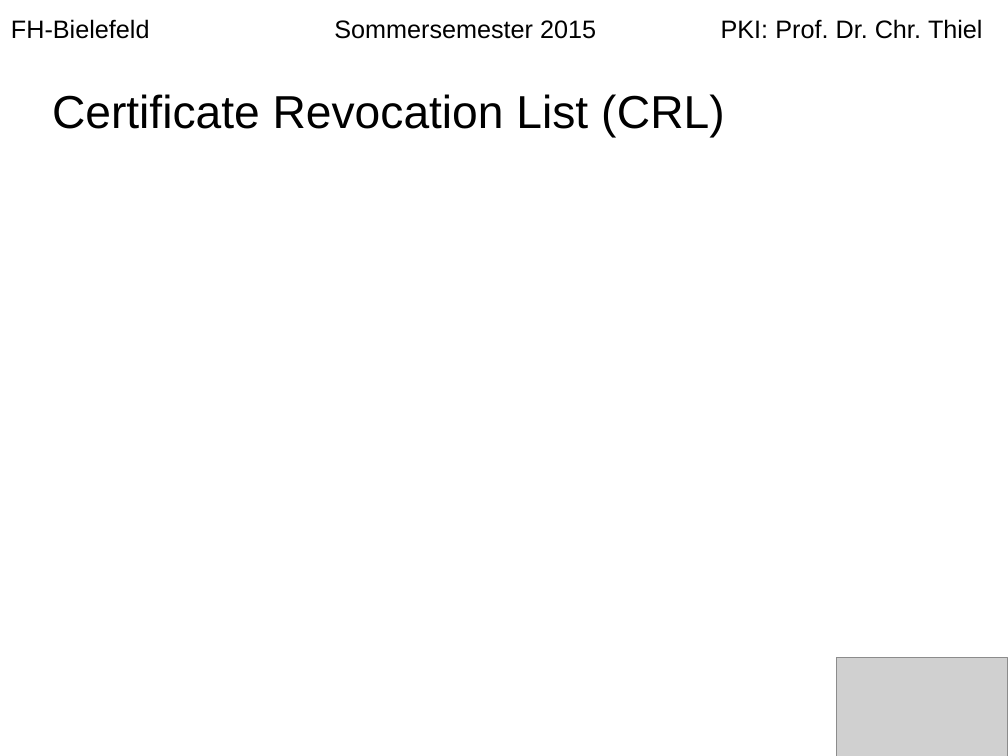
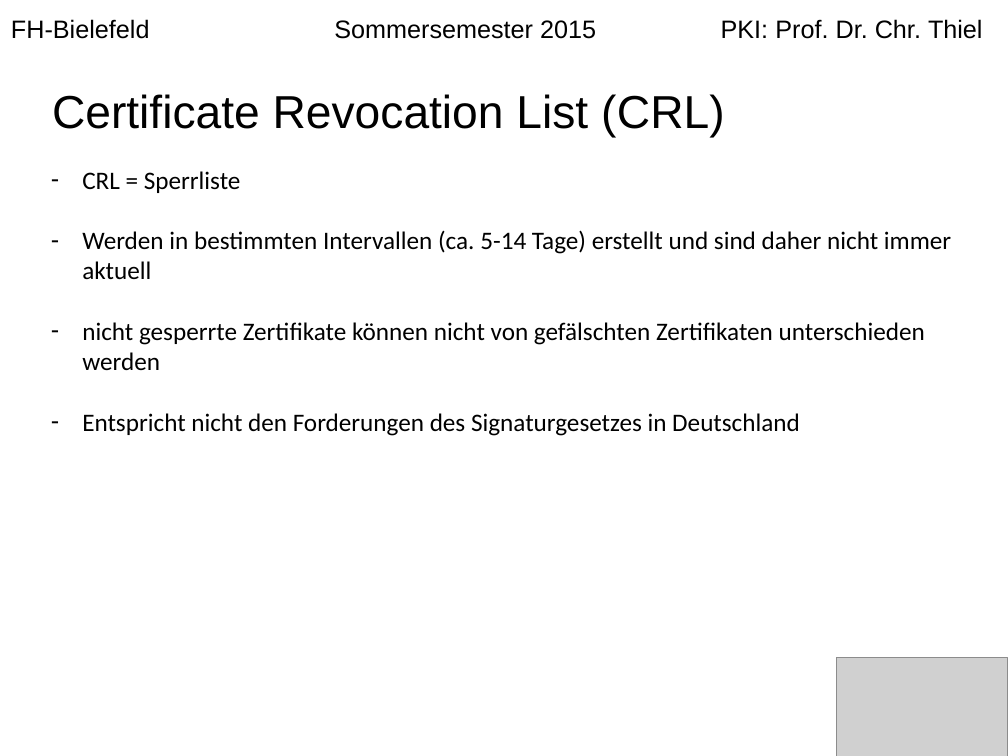
Before and after one commit to langec/pki, a slide deck: slide 11 of Erstellung_einer_PKI.pptx (slide 10 before the commit). Drawn at 1008x756 pixels with LibreOffice and Linux fonts; fonts in the diff are those of the drawing; grey boxes stand for pictures. Boxes give left, top, right and bottom in pixels: in the first picture for what was removed or moved away, otherwise in the second. Text is boxed around its words. In the diff, an @@ line names an element or a change of style, - is before the commit and + after.

Commit message:
ppt updated

```diff
--- a/Erstellung_einer_PKI.pptx
+++ b/Erstellung_einer_PKI.pptx
@@ text added at box(82, 171, 951, 436), 18 pt, text #000000 @@
+– CRL = Sperrliste
+– Werden in bestimmten Intervallen (ca. 5-14 Tage) erstellt und sind daher nicht immer aktuell
+– nicht gesperrte Zertifikate können nicht von gefälschten Zertifikaten unterschieden werden
+– Entspricht nicht den Forderungen des Signaturgesetzes in Deutschland
```
Also in this commit, not shown: 3 other slides changed.
